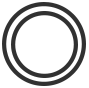
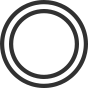
Comparing the layer stacks of the two 89 × 88 images. Changes:
painted on "橢圓 1 拷貝" over (9, 9, 79, 79)
painted on "橢圓 1" over (0, 0, 88, 88)
